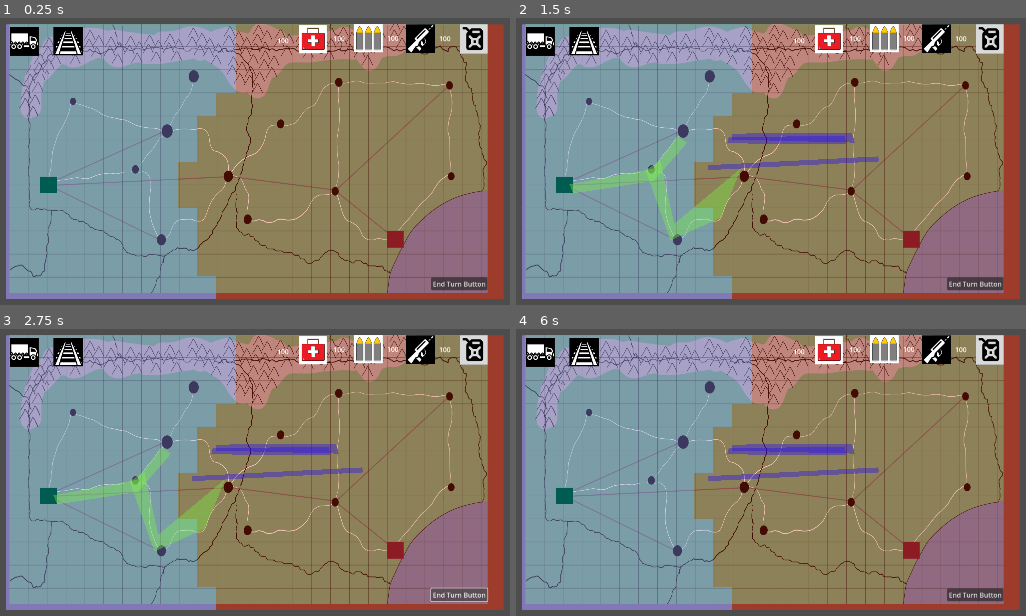
Above: before the commit, frames 1-4 (two rows, left to right).
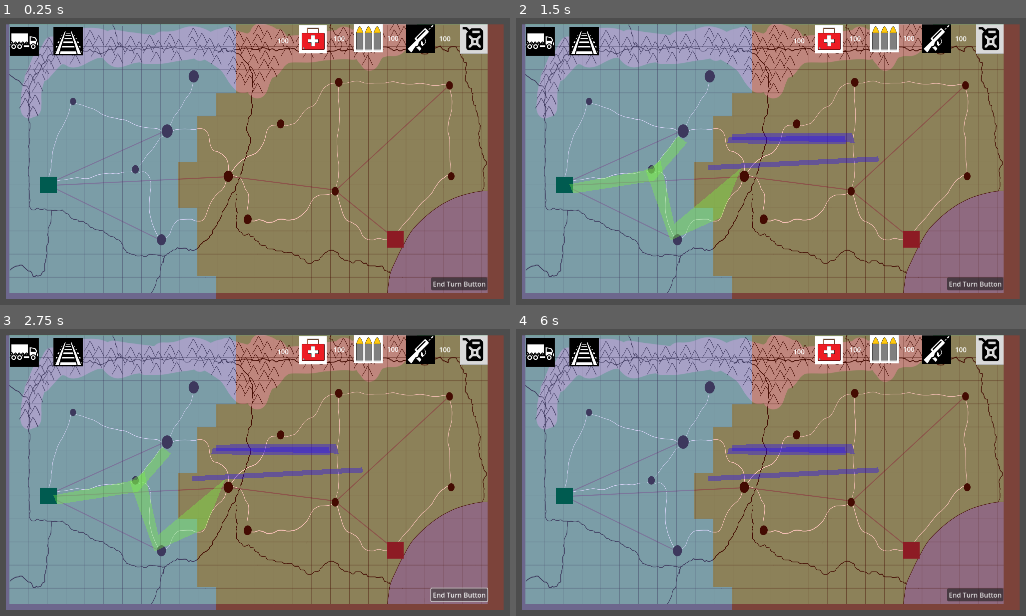
Above: after the commit, the same moments.

Repository: Arkcorner/Logistics-Generalis
Game: Godot game, scene res://main_level.tscn
The game is run twice, just before and just after one commit, with the same random seed, the same clock (stepped at 60 frames per second) and the same inputs.
Inputs (mouse positions are in pixels of both pictures, inside the frame that each line leads up to):
- Up to frame 1 (0.25 s): no input
- Up to frame 2 (1.5 s): click (541, 40) at 0.52 s; click (582, 40) at 1.27 s
- Up to frame 3 (2.75 s): click "End Turn Button" at 2 s
- Up to frame 4 (6 s): click (827, 349) at 2.77 s; click (883, 349) at 3.52 s; click (939, 349) at 4.27 s; click (990, 349) at 5.02 s; click (541, 351) at 5.77 s

The runs differ from the first frame. In frame 1, 5.3% of the frame differs, in the area x 1-99%, y 2-98%; in frame 2, 5.3%; in frame 3, 5.3%; in frame 4, 5.3%.

Commit message:
Feat: tried to make neighboring outposts drawn
- added renpy folder

Diff:
--- a/Logistic Generalis/Code/OutpostScript.gd
+++ b/Logistic Generalis/Code/OutpostScript.gd
@@ -1,4 +1,8 @@
 extends Node
+
+
+
+@onready var outposts = $".."
 
 @export var Village : int = 0
 @export var NeighboringVillage1 : int = 0
@@ -9,6 +13,9 @@
 
 # Called when the node enters the scene tree for the first time.
 func _ready():
+	# hide texture when load
+	get_tree().current_scene.hide()
+	# show texture when car button
 	pass # Replace with function body.
 
 
@@ -18,4 +25,14 @@
 
 
 func _on_texture_button_pressed():
+	var outpost_children = outposts.get_children()
+	for child in outpost_children: # I am sorry my dear coding senpais
+		if child.Village == NeighboringVillage1:
+			child.draw()
+		if child.Village == NeighboringVillage2:
+			child.draw()
+		if child.Village == NeighboringVillage3:
+			child.draw()
+		if child.Village == NeighboringVillage4:
+			child.draw()
 	pass # Replace with function body.
--- a/Logistic Generalis/Code/global.gd
+++ b/Logistic Generalis/Code/global.gd
@@ -3,6 +3,7 @@
 
 # Called when the node enters the scene tree for the first time.
 func _ready():
+	# Sid code here pls
 	pass # Replace with function body.
 
 
--- a/Logistic Generalis/main_level.tscn
+++ b/Logistic Generalis/main_level.tscn
@@ -13,6 +13,7 @@
 [ext_resource type="Texture2D" uid="uid://dpcjijvoyqvuw" path="res://Art/Fuel.png" id="11_mg5sn"]
 [ext_resource type="Script" path="res://Code/Provinces.gd" id="12_8epo0"]
 [ext_resource type="PackedScene" uid="uid://dc1ieuftne1x7" path="res://Scenes/province.tscn" id="12_y1dea"]
+[ext_resource type="PackedScene" uid="uid://u3jss2ar6kjb" path="res://Scenes/outpostOverview.tscn" id="14_7q6a8"]
 
 [sub_resource type="TileSetAtlasSource" id="TileSetAtlasSource_t4i2k"]
 resource_name = "Friendly"
@@ -1033,6 +1034,9 @@
 theme_override_font_sizes/font_size = 50
 text = "You have Lost "
 
+[node name="Outpost" parent="." instance=ExtResource("14_7q6a8")]
+visible = false
+
 [connection signal="pressed" from="CarButton" to="." method="_on_car_button_pressed"]
 [connection signal="pressed" from="TrainButton" to="." method="_on_train_button_pressed"]
 [connection signal="pressed" from="PlaneButton" to="." method="_on_plane_button_pressed"]
Not shown: 1 places in Logistic Generalis/Scenes/outpostOverview.tscn that only renumber resources
Not shown: 1 places in Logistic Generalis/main_level.tscn that only renumber resources
